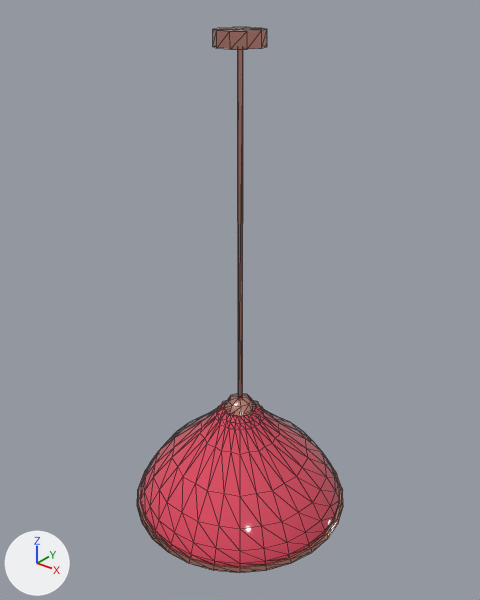
One commit to the glTF model public/assets/interiors/cafe/pendant_lamp_cafe.glb: the scene before it, then after it.
Before and after are seen from a camera (50 mm lens) standing at (0.817, -1.022, 0.085) and looking at (-0.005, 0.007, -0.552). Arrows for +X, +Y and +Z are at lower left; the lights stay in place. The older version comes first. Mesh edges are drawn as thin lines.

The older version as bpy lines, for what is in view:
```python
mat_accent2_013 = principled_material('accent2.013')
mat_accent2_013.base_color = (0.745, 0.0513, 0.102)  # red #e0405a
mat_accent2_013.roughness = 0.08
mat_accent2_013.coat_weight = 1.0
mat_accent2_013.coat_roughness = 0.02
me_pendant_lamp_cafe = bpy.data.meshes.new('pendant_lamp_cafe')
me_pendant_lamp_cafe.from_pydata(...)  # 568 vertices, 1116 faces; spans x -0.26..0.26, y -0.26..0.26, z -1.14..0.0
# faces by material slot: [380, 672, 64]
me_pendant_lamp_cafe.materials.append(mat_trim_013)  # pink #f0aa9c
me_pendant_lamp_cafe.materials.append(mat_accent2_013)  # red #e0405a
me_pendant_lamp_cafe.materials.append(mat_glow_013)  # beige #ffe0b0, glowing beige #ffe0b0
ob_pendant_lamp_cafe = bpy.data.objects.new('pendant_lamp_cafe', me_pendant_lamp_cafe)
ob_pendant_lamp_cafe.location = (0.0, 0.0, 0.0)
```
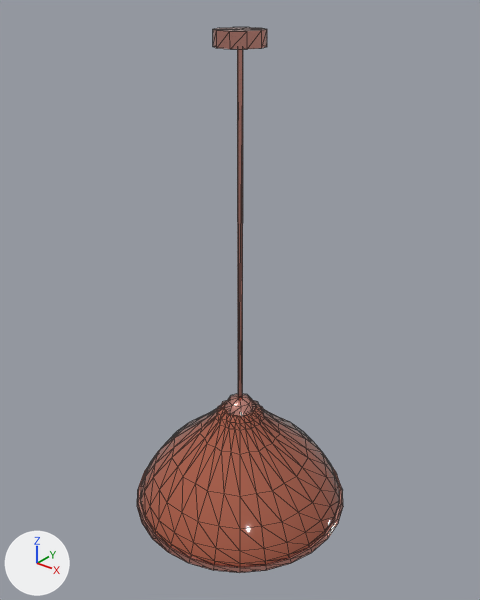
What the commit changed:
Material 'accent2.013' (mat_accent2_013) changes colour from red #e0405a to brown #a8553b; in linear values from (0.745, 0.0513, 0.102) to (0.392, 0.0908, 0.0437).

Location of each change, (x1, y1, x2, y2) in pixels of the pictures (480 x 600 px):
'pendant_lamp_cafe', recoloured (red to brown)
    both: (138, 400, 341, 569)
